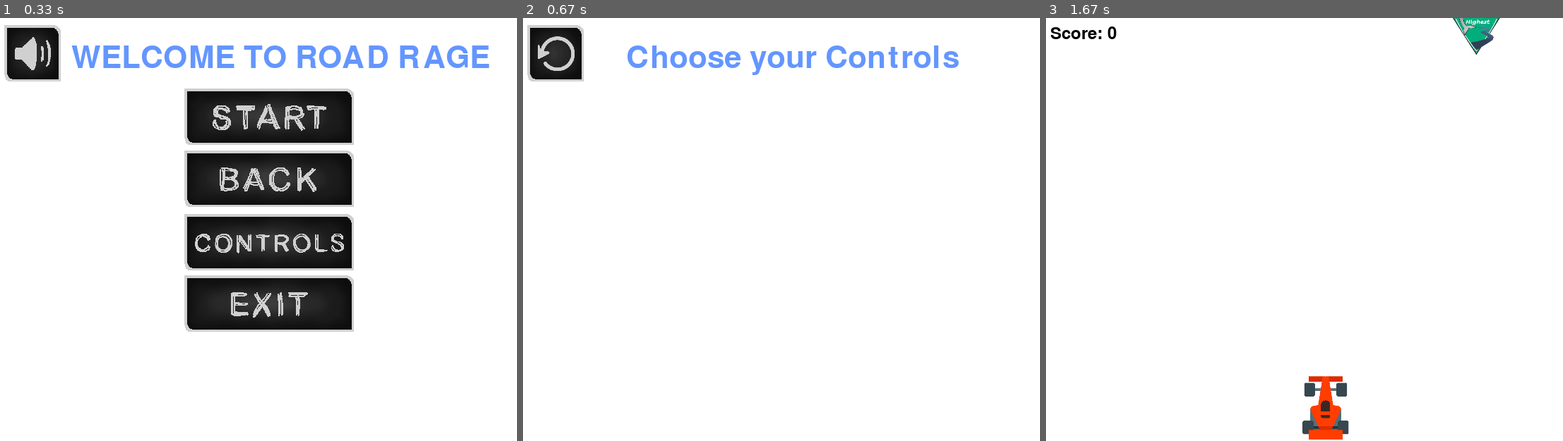
Above: before the commit, frames 1-3 (left to right).
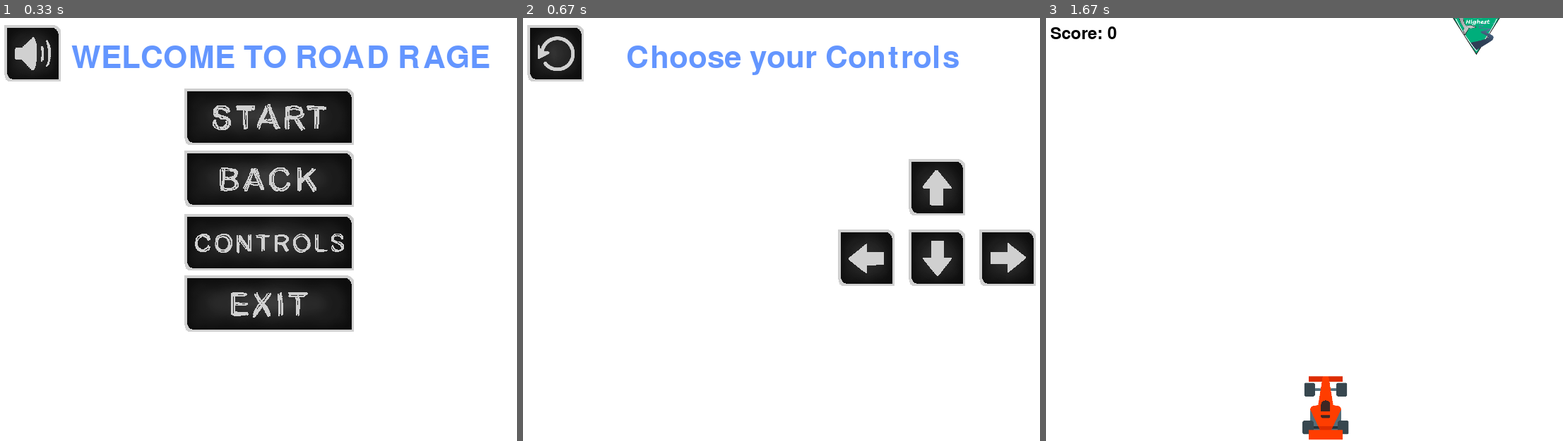
Above: after the commit, the same moments.

Repository: NicoVDT/SDD-AT3
Game: pygame game, started from python game/car game.py
Same seed, same stepped clock (60 frames per second), same inputs: the game is played once before the commit and once after it.
Inputs (mouse positions are in pixels of both pictures, inside the frame that each line leads up to):
- Up to frame 1 (0.33 s): no input
- Up to frame 2 (0.67 s): press the mouse at (781, 246) at 0.37 s; move the mouse to (884, 233) at 0.47 s; release the mouse at (983, 216) at 0.6 s
- Up to frame 3 (1.67 s): click (1531, 259) at 0.72 s; press the mouse at (1459, 187) at 1.03 s; move the mouse to (1413, 157) at 1.13 s; release the mouse at (1366, 132) at 1.27 s; press the mouse at (1077, 51) at 1.37 s; move the mouse to (1257, 123) at 1.47 s; release the mouse at (1438, 195) at 1.6 s

Frame 1 is identical in both runs. In frame 2, 5.8% of the frame differs, in the area x 60-100%, y 33-64%; in frame 3, nothing differs.

Commit message:
put controls in correct postition on screen

Diff:
--- a/python game/car game.py
+++ b/python game/car game.py
@@ -102,6 +102,14 @@
     start_game_font = pygame.font.Font(None, 65)
     control_title = start_game_font.render(
         "Choose your Controls", True, (100, 150, 255))
+    if left_key.draw():
+        pass
+    if right_key.draw():
+        pass
+    if up_key.draw():
+        pass
+    if down_key.draw():
+        pass
 
     if back_button.draw():
         global currentscreen
@@ -176,6 +184,7 @@
         return action
 
 
+# Menu Screen
 start_button = Button(265, 100, start_game_button_image,
                       0.4, hoverimage=start_game_hover)
 help_button = Button(265, 188, help_button_image, 0.4)
@@ -183,10 +192,12 @@
 exit_button = Button(265, 365, exit_button_image, 0.4)
 mute_button = Button(10, 10, mute_button_image, 0.4)
 back_button = Button(10, 10, back_button_image, 0.4)
-up_key = Button(150, 150, up_image, 0.4)
-down_key = Button(150, 180, down_image, 0.4)
-left_key = Button(120, 180, left_image, 0.4)
-right_key = Button(210, 180, right_image, 0.4)
+
+# Control screen
+up_key = Button(550, 200, up_image, 0.4)
+down_key = Button(550, 300, down_image, 0.4)
+left_key = Button(450, 300, left_image, 0.4)
+right_key = Button(650, 300, right_image, 0.4)
 
 # Set the game loop
 running = True
